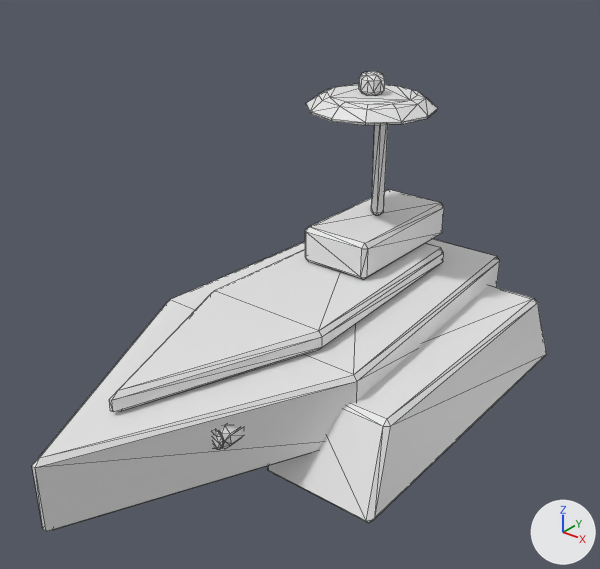
A saved change to the glTF model art/units/scout.glb.
Camera for both pictures: a 50 mm camera at (9.3, -11.72, 10.83) aimed at (0.62, -0.87, 4.1). The lights are fixed; the arrows at lower right show +X, +Y and +Z. The first picture is the older version. Mesh edges are drawn as thin lines. Vertices at exactly the same position are counted once.

Names of what the first picture shows: 'scout'.
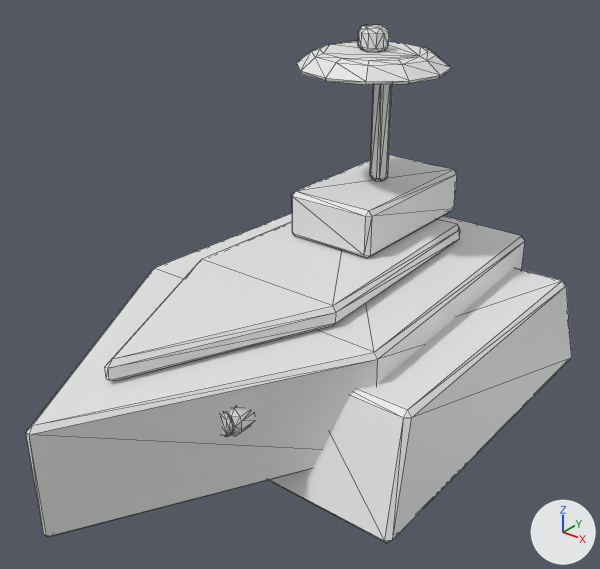
What differs and where, as boxes (x1, y1, x2, y2) in the pictures (600 x 569 px; the box of a moved part takes in the faces that stretch with it):
'scout', reshaped (6% wider, 13% taller)
    before: (32, 71, 547, 531)
    after: (26, 25, 572, 543)
part 1 of me_piece, moved or reshaped
    before: (214, 431, 223, 450)
    after: (222, 413, 233, 436)
part 2 of me_piece, moved or reshaped
    before: (32, 71, 547, 531)
    after: (26, 25, 572, 543)

What the commit changed:
me_piece is used by ob_scout; location (0.0, 0.0, 0.0).
me_piece had 508 vertices, 956 faces and spanned x -2.88..3.48, y -6.42..4.8, z 0.98..7.4.
me_piece now has 508 vertices, 956 faces and spans x -3.29..3.99, y -6.42..4.9, z 0.98..8.3.
me_piece part 1: the loose piece of 48 vertices spanning x 1.0..1.4, y -3.9..-3.8, z 2.4..2.8 is scaled about its middle by (1.2, 1, 1.2), then moved by (0.2, 0.0, 0.4).
me_piece part 2: 364 of 508 vertices moved; they spanned x -2.88..3.48, y -6.42..4.8, z 1.1..7.4 and now span x -3.29..3.99, y -6.42..4.9, z 1.1..8.3; mean shift (0.0, 0.02, 0.54); largest move (0.26, 2.14, 7.31) -> (0.29, 2.12, 8.21).
Other edits to the shape of me_piece do not show in these pictures.
